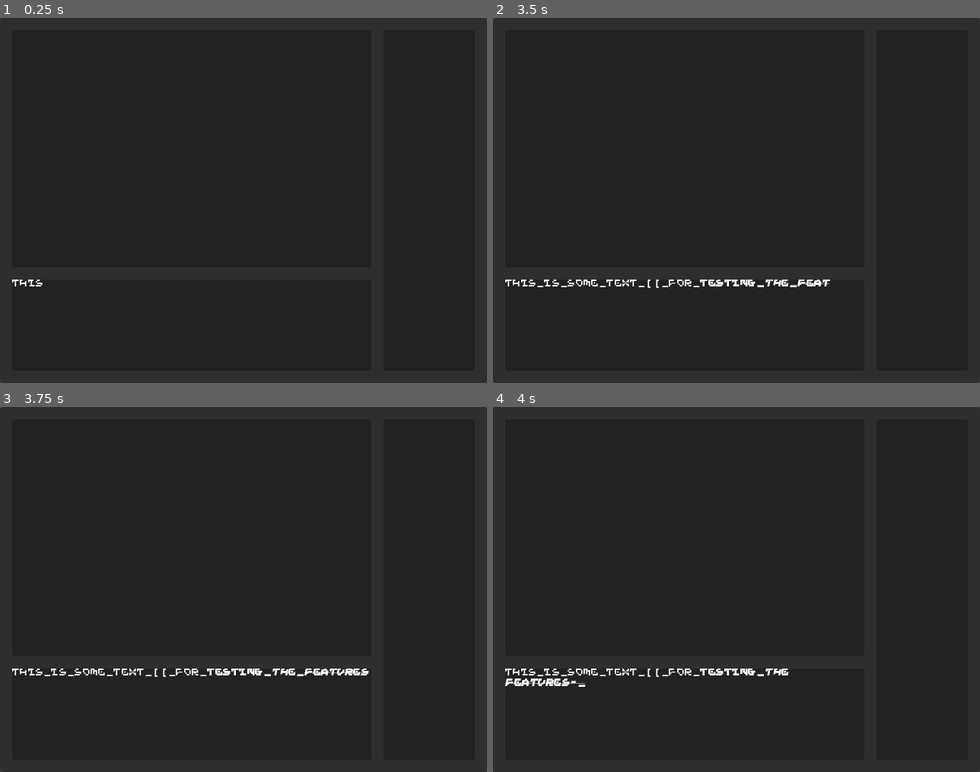
Above: before the commit, frames 1-4 (two rows, left to right).
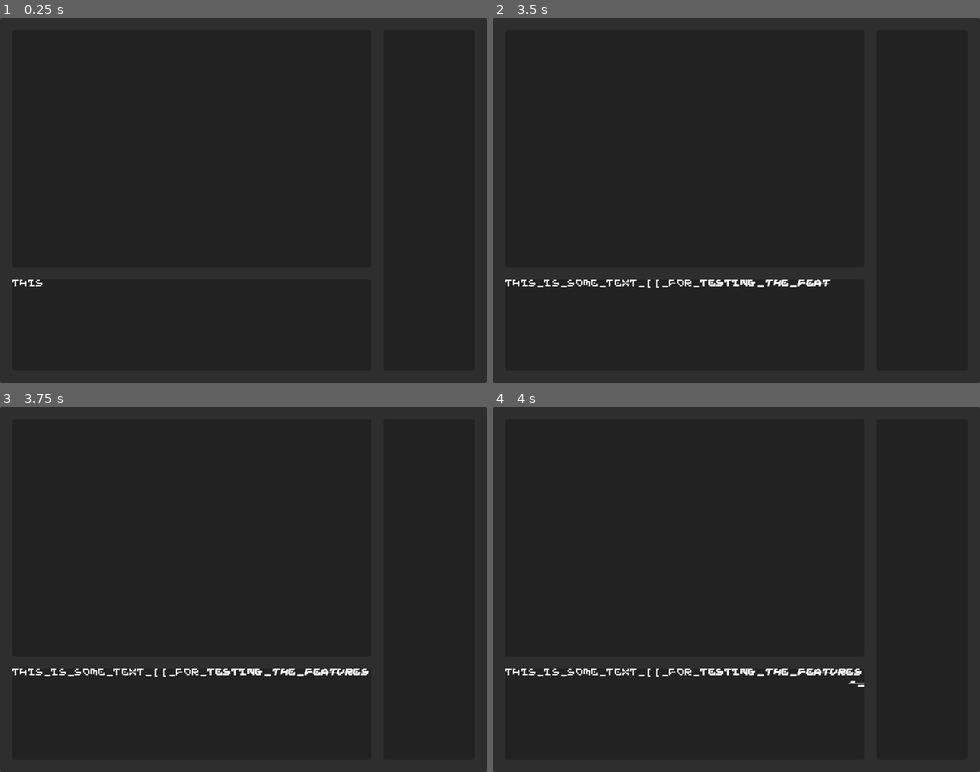
Above: after the commit, the same moments.

Repository: ViciousElia/escaping-ganymede
Game: Godot game, scene res://interfaces/screen_interface.tscn
Same seed, same stepped clock (60 frames per second), same inputs: the game is played once before the commit and once after it. The project has no main scene, so this scene is started directly.
Inputs (mouse positions are in pixels of both pictures, inside the frame that each line leads up to):
- Up to frame 1 (0.25 s): no input
- Up to frame 2 (3.5 s): tap Enter at 0.5 s; move the mouse to (843, 182) at 0.52 s; click (843, 182) at 0.67 s; tap Space at 1.25 s; move the mouse to (639, 218) at 1.27 s; click (639, 218) at 1.42 s; move the mouse to (785, 120) at 2.02 s; click (785, 120) at 2.17 s; move the mouse to (712, 273) at 2.77 s; click (712, 273) at 2.92 s
- Up to frame 3 (3.75 s): move the mouse to (389, 644) at 3.52 s; click (389, 644) at 3.67 s
- Up to frame 4 (4 s): no input

Frames 1-3 are identical in both runs. In frame 4, 0.4% of the frame differs, in the area x 2-77%, y 71-77%.

Commit message:
fixed documentation to be prettier. also added a gui listener to messages

Diff:
--- a/interfaces/message_interface.gd
+++ b/interfaces/message_interface.gd
@@ -3,32 +3,28 @@
 ## Container for displaying queued text and saving text in a history buffer.
 ##
 ## Default message interface for displaying text to the player. Contains methods
-## for displaying immediate, progressive, or flash text with
-## [member MessageInterface.delay]. Newly queued text may be set to any of these
-## modes, or advancing text may be sped up once for flash or again for instant.
-## In the context of this class, "flash" refers to the text appearing one character
-## per frame.[br][br]
+## for displaying immediate, progressive, or flash text with [member delay].
+## Newly queued text may be set to any of these modes, or advancing text may be
+## sped up once for flash or again for instant. In the context of this class,
+## "flash" refers to the text appearing one character per frame.[br][br]
 ## Currently, three formatting tags and two commands are recognised. They are
 ## [code][[pause]][/code], [code][[wait]][/code], [code][i][/code],
 ## [code][b][/code], and [code][s][/code]. All other commands and tags may still
 ## work, but their behaviour is not directly predictable. Future versions will
 ## explicitly disallow unsupported tags, causing them to display verbatim.
 
-## Emitted when two flags are met: [member MessageInterface.waited] has been
-## switched from [code]true[/code] to [code]false[/code] [b]and[/b]
-## [member MessageInterface.message_progress] is greater than the length of the
-## current message.
+## Emitted when two flags are met: [member waited] has been switched from
+## [code]true[/code] to [code]false[/code] [b]and[/b] [member message_progress]
+## is greater than the length of the current message.
 signal cleared_message()
 
 ## Array of the last 256 messages to be queued. May be used as a sort of messaging
 ## log if desired.
 var message_history : Array[String] = []
 ## Time in seconds before the next character should be displayed. This value should
-## only be set as a queue operation [method MessageInterface.queue_text] or
-## [method MessageInterface.flash_text], or as an update operation via
-## [method MessageInterface.rush_text] or [method MessageInterface.instant_text].[br][br]
-## This is reset to zero as part of the [signal MessageInterface.cleared_message]
-## sequence.
+## only be set as a queue operation [method queue_text] or [method flash_text],
+## or as an update operation via [method rush_text] or [method instant_text].[br][br]
+## This is reset to zero as part of the [signal cleared_message] sequence.
 var delay : int = 0
 ## Flag to indicate that a message should be in progress. Technically this is
 ## superfluous, but it serves a good point when determining how to progress from
@@ -39,8 +35,8 @@
 var active : bool = false
 ## Flag to indicated that progress is on hold until user input, which is currently
 ## not listened for, but will be in a later update. In addition, the flag may
-## be cleared manually using [method MessageInterface.advance], which will be how
-## [ScreenInterface] interacts with [code]waited[/code] messages.
+## be cleared manually using [method advance], which will be how [ScreenInterface]
+## interacts with [code]waited[/code] messages.
 var waited : bool = false
 ## Symbol(s) to display while text is [code]waited[/code]. Not used when
 ## [code]active[/code] is [code]false[/code].
@@ -54,7 +50,7 @@
 ## value after each value. Counts time in milliseconds.
 var adhoc_timer : int = -1
 
-## Time in milliseconds for [member MessageInterface.blinker] to (dis)appear
+## Time in milliseconds for [member blinker] to (dis)appear
 const BLINK : int = 500
 ## Time in milliseconds for pauses caused by [code][[pause]][/code] signals
 const PAUSE : int = 750
@@ -129,11 +125,10 @@
 	adhoc_timer = adhoc_timer - int(delta * 1000)
 	pass
 
-## Adds new text to [member MessageInterface.message_history], which saves the
-## most recent 256 messages the player has seen. These are cleared when the
-## game is exited in order to prevent wasted space in saved games. In addition
-## the [member MessageInterface.queued] and [member MessageInterface.active]
-## flags are set, and [member MessageInterface.delay] is configured.
+## Adds new text to [member message_history], which saves the most recent 256
+## messages the player has seen. These are cleared when the game is exited in order
+## to prevent wasted space in saved games. In addition the [member queued] and
+## [member active] flags are set, and [member delay] is configured.
 func queue_text(text : String,localDelay : float = 0.0625) :
 	if message_history.size() == 256 : message_history.pop_front()
 	queued = true
@@ -143,11 +138,11 @@
 	message_history.push_back(text)
 	message_progress = 0
 
-## Adds new text to [member MessageInterface.message_history], which saves the
-## most recent 256 messages the player has seen. These are cleared when the
-## game is exited in order to prevent wasted space in saved games. In addition
-## the [member MessageInterface.queued] and [member MessageInterface.active]
-## flags are set, and [member MessageInterface.delay] is set to zero.
+## Adds new text to [member message_history], which saves the most recent 256
+## messages the player has seen. These are cleared when the game is exited in order
+## to prevent wasted space in saved games. In addition the [member queued] and
+## [member active] flags are set, and [member delay] is set to zero.[br][br]
+## Short-hand for [code]queue_text(text,0)[/code]
 func flash_text(text : String) :
 	if message_history.size() == 256 : message_history.pop_front()
 	queued = true
@@ -157,14 +152,12 @@
 	message_history.push_back(text)
 	message_progress = 0
 
-## Sets [member MessageInterface.waited] flag and configures
-## [member MessageInterface.blinker] as a symbol to blink at the end of the
-## currently displayed text. While waiting, the blinker will blink at a rate set
-## in [member MessageInterface.BLINK]. Upon a GUI input,
-## [method MessageInterface.advance] is called.
+## Sets [member waited] flag and configures [member blinker] as a symbol to blink
+## at the end of the currently displayed text. While waiting, the blinker will blink
+## at a rate set in [constant BLINK]. Upon a GUI input, [method advance] is called.
 func wait_text(localBlinker : String = "->") :
 	waited = true
-	blinker = localBlinker
+	blinker = "[right]"+localBlinker+"[/right]"
 
 ## Sets text to advance frame-by-frame.
 func rush_text() : set_deferred("delay",0)
@@ -185,3 +178,12 @@
 			cleared_message.emit()
 	else :
 		pass
+
+## Listener for input events. If [code]waited[/code], then [method advance] is
+## called. If not [code]waited[/code], progressively speeds up text from current
+## [member delay] to 0, from 0 to -1.
+func _on_gui_input(event: InputEvent) -> void:
+	if waited : advance()
+	elif !active : active = true
+	elif delay > 0 : rush_text()
+	elif delay == 0 : instant_text()
--- a/interfaces/message_interface.tscn
+++ b/interfaces/message_interface.tscn
@@ -13,3 +13,5 @@
 [node name="RichText" type="RichTextLabel" parent="."]
 layout_mode = 2
 bbcode_enabled = true
+
+[connection signal="gui_input" from="." to="." method="_on_gui_input"]
--- a/interfaces/navigation_map.gd
+++ b/interfaces/navigation_map.gd
@@ -6,8 +6,7 @@
 ## an abstract minimap that serves as a way to navigate for both visible and
 ## non-visible exits, so long as they are active.
 
-## Import of the [AbstractExit] class for use in
-## [method NavigationMap.rebuild_map]
+## Import of the [AbstractExit] class for use in [method rebuild_map]
 var abstr_ext = load("res://interfaces/abstract_exit.tscn")
 
 ## Uniform exit size to be passed around as necessary. Used to assure that
@@ -18,7 +17,7 @@
 
 ## Emitted when an [AbstractExit] is clicked. Serves as a pass-through event
 ## to allow [ScreenInterface] to handle the next steps. Passes whether
-## [member NavigationMap.MoveCommand] is pressed.
+## [member MoveCommand] is pressed.
 signal exit_clicked(move_pressed : bool,exit_node : ExitsNode,abst_node : AbstractExit)
 
 func _ready() : pass
@@ -45,7 +44,6 @@
 		child.position.x = child.up_left.x * refSize.x - EXIT_SIZE.x
 		child.position.y = child.up_left.y * refSize.y - EXIT_SIZE.y
 
-## Pass-through method for clicked exits. Assigned from
-## [method NavigationMap.rebuild_map].
+## Pass-through method for clicked exits. Assigned from [method rebuild_map].
 func pass_click(exit_node : ExitsNode,abst_node : AbstractExit) :
 	exit_clicked.emit($MoveCommand.button_pressed,exit_node,abst_node)
